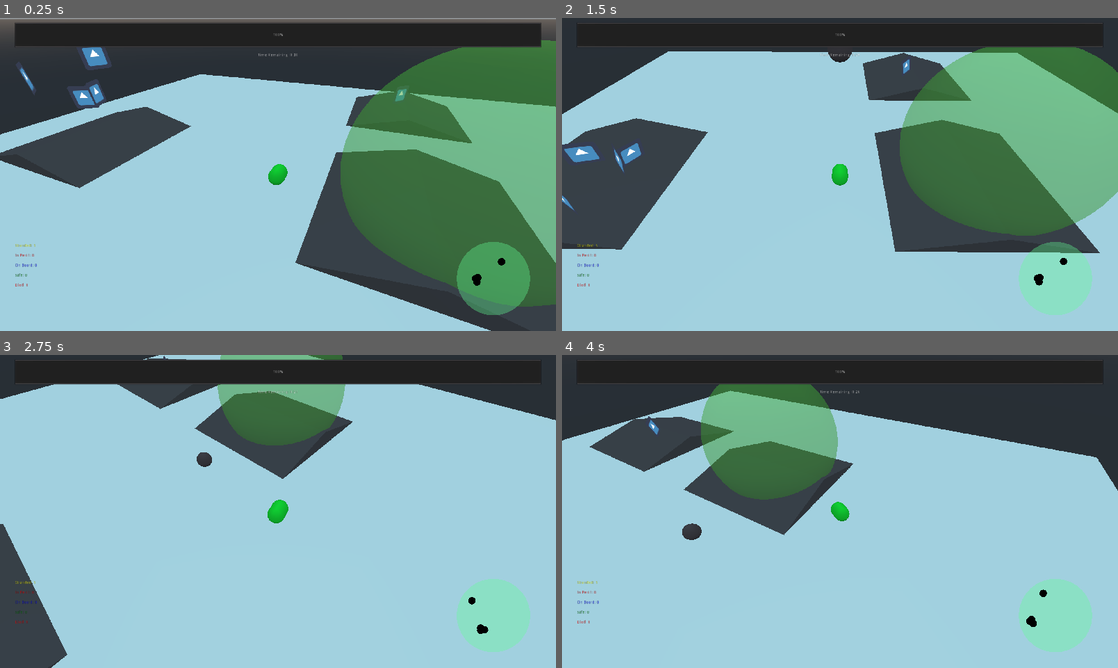
Above: before the commit, frames 1-4 (two rows, left to right).
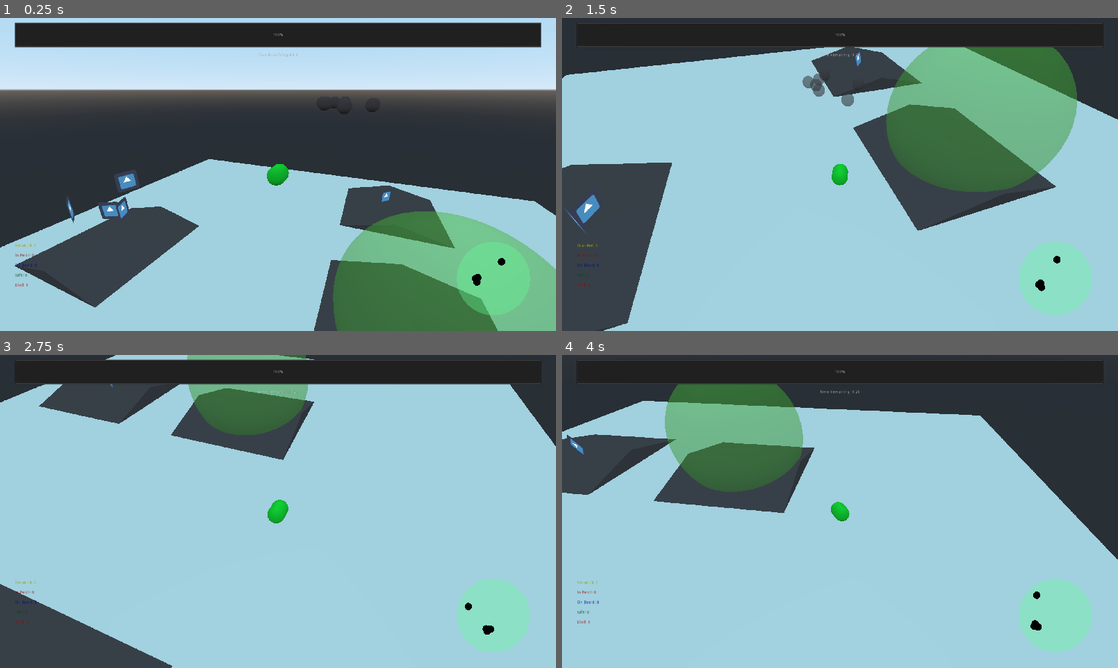
Above: after the commit, the same moments.

Repository: anthonyfinch/ld49
Game: Godot game, scene res://src/levels/Level1.tscn
Same seed, same stepped clock (60 frames per second), same inputs: the game is played once before the commit and once after it. This scene is started directly instead of the project's main scene. The engine's default icon, where the game draws it, is replaced by a stand-in: a white triangle on a blue panel in a dark square.
Inputs:
- Up to frame 1 (0.25 s): no input
- Up to frame 2 (1.5 s): hold D (steer_right) 0.53-1.28 s; hold S (brake) from 1.28 s (still down)
- Up to frame 3 (2.75 s): release S (brake) at 2.03 s; hold D (steer_right) from 2.03 s (still down)
- Up to frame 4 (4 s): release D (steer_right) at 2.78 s; hold W (accelerate) 2.78-3.53 s; hold A (steer_left) from 3.53 s (still down)

The runs differ from the first frame. In frame 1, 66% of the frame differs, in the area x 0-100%, y 0-100%; in frame 2, 26%; in frame 3, 10%; in frame 4, 15%.

Commit message:
proper death loop and respawn

Diff:
--- a/src/GameState.gd
+++ b/src/GameState.gd
@@ -3,6 +3,8 @@
 signal counts_updated
 signal time_up
 signal health_updated
+signal player_death
+signal player_respawn
 
 export (float) var time_limit = 60.0 * 3.0
 
--- a/src/levels/Level1.tscn
+++ b/src/levels/Level1.tscn
@@ -15,7 +15,8 @@
 [ext_resource path="res://src/ui/LevelEndLabel.gd" type="Script" id=13]
 [ext_resource path="res://src/islands/ Island1.tscn" type="PackedScene" id=14]
 [ext_resource path="res://src/islands/Islands.gd" type="Script" id=15]
-[ext_resource path="res://src/rocks/Rock.gd" type="Script" id=16]
+[ext_resource path="res://src/rocks/Rock1.tscn" type="PackedScene" id=16]
+[ext_resource path="res://src/ui/Death.gd" type="Script" id=17]
 
 [sub_resource type="ViewportTexture" id=1]
 viewport_path = NodePath("CenterContainer/TextureRect/Viewport")
@@ -39,17 +40,6 @@
 [sub_resource type="SpatialMaterial" id=10]
 flags_transparent = true
 albedo_color = Color( 0.439216, 0.921569, 0.262745, 0.490196 )
-
-[sub_resource type="PhysicsMaterial" id=15]
-rough = true
-bounce = 0.2
-
-[sub_resource type="BoxShape" id=16]
-
-[sub_resource type="SphereMesh" id=13]
-
-[sub_resource type="SpatialMaterial" id=14]
-albedo_color = Color( 0.356863, 0.290196, 0.290196, 1 )
 
 [sub_resource type="ShortCut" id=11]
 
@@ -98,6 +88,7 @@
 shape = SubResource( 4 )
 
 [node name="SuperVehicle" parent="CenterContainer/TextureRect/Viewport/Level1" instance=ExtResource( 1 )]
+transform = Transform( 1, 0, 0, 0, 1, 0, 0, 0, 1, 0, 20, 0 )
 
 [node name="Camera" type="Camera" parent="CenterContainer/TextureRect/Viewport/Level1"]
 transform = Transform( 0.650127, -0.383977, 0.655665, 0, 0.862915, 0.505349, -0.759825, -0.328541, 0.561005, 17.7119, 11.4448, 21.5435 )
@@ -149,21 +140,29 @@
 [node name=" Island3" parent="CenterContainer/TextureRect/Viewport/Level1/Islands" instance=ExtResource( 14 )]
 transform = Transform( 1, 0, 0, 0, 1, 0, 0, 0, 1, 15.5, 0, -31 )
 
-[node name="Rock" type="RigidBody" parent="CenterContainer/TextureRect/Viewport/Level1"]
-transform = Transform( 1, 0, 0, 0, 1, 0, 0, 0, 1, 0, 25.5, 0.5 )
-collision_layer = 16
-collision_mask = 13
-physics_material_override = SubResource( 15 )
-contacts_reported = 3
-contact_monitor = true
-script = ExtResource( 16 )
-
-[node name="CollisionShape" type="CollisionShape" parent="CenterContainer/TextureRect/Viewport/Level1/Rock"]
-shape = SubResource( 16 )
-
-[node name="MeshInstance" type="MeshInstance" parent="CenterContainer/TextureRect/Viewport/Level1/Rock"]
-mesh = SubResource( 13 )
-material/0 = SubResource( 14 )
+[node name="Rocks" type="Spatial" parent="CenterContainer/TextureRect/Viewport/Level1"]
+transform = Transform( 1, 0, 0, 0, 1, 0, 0, 0, 1, 5, 0, -16.5 )
+
+[node name="Rock1" parent="CenterContainer/TextureRect/Viewport/Level1/Rocks" instance=ExtResource( 16 )]
+transform = Transform( 1, 0, 0, 0, 1, 0, 0, 0, 1, 3.5, 25.5, 0.5 )
+
+[node name="Rock2" parent="CenterContainer/TextureRect/Viewport/Level1/Rocks" instance=ExtResource( 16 )]
+transform = Transform( 1, 0, 0, 0, 1, 0, 0, 0, 1, -2.5, 25.5, -3.5 )
+
+[node name="Rock3" parent="CenterContainer/TextureRect/Viewport/Level1/Rocks" instance=ExtResource( 16 )]
+transform = Transform( 1, 0, 0, 0, 1, 0, 0, 0, 1, 0, 25.5, 5 )
+
+[node name="Rock4" parent="CenterContainer/TextureRect/Viewport/Level1/Rocks" instance=ExtResource( 16 )]
+transform = Transform( 1, 0, 0, 0, 1, 0, 0, 0, 1, -3.5, 25.5, -1.5 )
+
+[node name="Rock5" parent="CenterContainer/TextureRect/Viewport/Level1/Rocks" instance=ExtResource( 16 )]
+transform = Transform( 1, 0, 0, 0, 1, 0, 0, 0, 1, -1, 25.5, -5 )
+
+[node name="Rock6" parent="CenterContainer/TextureRect/Viewport/Level1/Rocks" instance=ExtResource( 16 )]
+transform = Transform( 1, 0, 0, 0, 1, 0, 0, 0, 1, -4.5, 25.5, -3 )
+
+[node name="Rock7" parent="CenterContainer/TextureRect/Viewport/Level1/Rocks" instance=ExtResource( 16 )]
+transform = Transform( 1, 0, 0, 0, 1, 0, 0, 0, 1, -3.5, 25.5, 0.5 )
 
 [node name="Radar" type="Control" parent="."]
 anchor_left = 1.0
@@ -341,4 +340,40 @@
 text = "Restart"
 script = ExtResource( 11 )
 
+[node name="Death" type="MarginContainer" parent="."]
+visible = false
+anchor_right = 1.0
+anchor_bottom = 1.0
+custom_constants/margin_right = 100
+custom_constants/margin_top = 200
+custom_constants/margin_left = 100
+custom_constants/margin_bottom = 200
+script = ExtResource( 17 )
+__meta__ = {
+"_edit_use_anchors_": false
+}
+
+[node name="PanelContainer" type="PanelContainer" parent="Death"]
+margin_left = 100.0
+margin_top = 200.0
+margin_right = 1820.0
+margin_bottom = 880.0
+
+[node name="CenterContainer" type="CenterContainer" parent="Death/PanelContainer"]
+margin_left = 7.0
+margin_top = 7.0
+margin_right = 1713.0
+margin_bottom = 673.0
+
+[node name="VBoxContainer" type="VBoxContainer" parent="Death/PanelContainer/CenterContainer"]
+margin_left = 773.0
+margin_top = 326.0
+margin_right = 933.0
+margin_bottom = 340.0
+
+[node name="Label" type="Label" parent="Death/PanelContainer/CenterContainer/VBoxContainer"]
+margin_right = 160.0
+margin_bottom = 14.0
+text = "You Died, Respawning....."
+
 [editable path="CenterContainer/TextureRect/Viewport/Level1/SuperVehicle"]
--- a/src/rocks/Rock.gd
+++ b/src/rocks/Rock.gd
@@ -1,11 +1,30 @@
 extends RigidBody
+
+var _hit = false
+var _hit_player = false
+var _tween
 
 
 func _ready():
 	connect("body_entered", self, "_on_body_entered")
+	_tween = Tween.new()
+	_tween.playback_process_mode = Tween.TWEEN_PROCESS_PHYSICS
+	add_child(_tween)
 
 
 func _on_body_entered(body):
-	print(body)
-	if body.get_parent().has_method("rock_damage"):
-		body.get_parent().rock_damage()
+	var mat = $MeshInstance["material/0"]
+	if not _hit:
+		_tween.interpolate_property(mat, "albedo_color:a", 1, 0, 1, Tween.TRANS_LINEAR, Tween.EASE_IN)
+		_tween.start()
+		_tween.connect("tween_all_completed", self, "_on_fade_out")
+		_hit = true
+
+	if not _hit_player and body.get_parent().has_method("rock_damage"):
+		if mat.albedo_color.a > 0.5:
+			body.get_parent().rock_damage()
+			_hit_player = true
+
+
+func _on_fade_out():
+	queue_free()
--- /dev/null
+++ b/src/rocks/Rock1.tscn
@@ -0,0 +1,32 @@
+[gd_scene load_steps=6 format=2]
+
+[ext_resource path="res://src/rocks/Rock.gd" type="Script" id=1]
+
+[sub_resource type="PhysicsMaterial" id=1]
+rough = true
+bounce = 0.4
+
+[sub_resource type="BoxShape" id=2]
+
+[sub_resource type="SphereMesh" id=3]
+
+[sub_resource type="SpatialMaterial" id=4]
+flags_transparent = true
+albedo_color = Color( 0.356863, 0.290196, 0.290196, 1 )
+
+[node name="Rock1" type="RigidBody"]
+transform = Transform( 1, 0, 0, 0, 1, 0, 0, 0, 1, 0, 25.5, 0.5 )
+collision_layer = 16
+collision_mask = 9
+physics_material_override = SubResource( 1 )
+gravity_scale = 5.0
+contacts_reported = 3
+contact_monitor = true
+script = ExtResource( 1 )
+
+[node name="CollisionShape" type="CollisionShape" parent="."]
+shape = SubResource( 2 )
+
+[node name="MeshInstance" type="MeshInstance" parent="."]
+mesh = SubResource( 3 )
+material/0 = SubResource( 4 )
--- a/src/supervehicle/SuperVehicle.gd
+++ b/src/supervehicle/SuperVehicle.gd
@@ -15,20 +15,49 @@
 
 var _state = preload("res://src/GameState.tres")
 var _paused = false
+var _death_timer
+var _original_pos
 
 
 func _ready():
+	_original_pos = body.transform.origin
 	_state.player = self
 	ray.add_exception(body)
 	_state.connect("time_up", self, "_pause")
+
+	_death_timer = Timer.new()
+	_death_timer.wait_time = 3.0
+	_death_timer.one_shot = true
+	add_child(_death_timer)
+	_death_timer.connect("timeout", self, "_respawn")
 
 
 func _pause():
 	_paused = true
 
 
+func _unpause():
+	_paused = false
+
+
 func rock_damage():
 	_state.health -= 40
+	if _state.health <= 0:
+		_death()
+
+
+func _death():
+	_pause()
+	_death_timer.start()
+	_state.emit_signal("player_death")
+
+
+func _respawn():
+	_state.health = 100
+	body.transform.origin = _original_pos
+	_unpause()
+	_state.emit_signal("player_respawn")
+
 
 
 func _physics_process(_delta):
--- a/src/supervehicle/SuperVehicle.tscn
+++ b/src/supervehicle/SuperVehicle.tscn
@@ -9,7 +9,7 @@
 
 [sub_resource type="PhysicsMaterial" id=3]
 rough = true
-bounce = 0.5
+bounce = 0.2
 
 [sub_resource type="SphereShape" id=4]
 
--- /dev/null
+++ b/src/ui/Death.gd
@@ -0,0 +1,16 @@
+extends MarginContainer
+
+
+var _state = preload("res://src/GameState.tres")
+
+
+func _ready():
+	_state.connect("player_death", self, "_show")
+	_state.connect("player_respawn", self, "_hide")
+
+
+func _show():
+	visible = true
+
+func _hide():
+	visible = false
Not shown: 1 places in src/levels/Level1.tscn that only renumber resources
